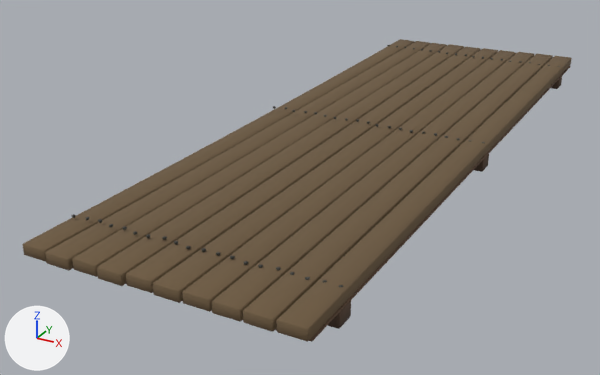
Before and after pictures for a commit that changed the glTF model game/assets/models/environment/dock_deck_2m.glb.
Before and after are seen from a 50 mm camera at (2.66, -6.1, 2.32) aimed at (-0.45, -0.45, -0.51). The lights are fixed; the arrows at lower left show +X, +Y and +Z. The picture after the commit comes second. Where no turn or scale is listed for an object, it has been applied to the vertices.

The older version as bpy lines, for what is in view:
```python
ob_dock_deck_2m_nails = bpy.data.objects.new('Dock_Deck_2m_Nails', me_dock_deck_2m_nails)
ob_dock_deck_2m_nails.location = (0.0, 0.0, 0.0)
ob_dock_deck_2m_planks = bpy.data.objects.new('Dock_Deck_2m_Planks', me_dock_deck_2m_planks)
ob_dock_deck_2m_planks.location = (0.0, 0.0, 0.0)
ob_dock_deck_2m_underlay = bpy.data.objects.new('Dock_Deck_2m_Underlay', me_dock_deck_2m_underlay)
ob_dock_deck_2m_underlay.location = (0.0, 0.0, 0.0)
```
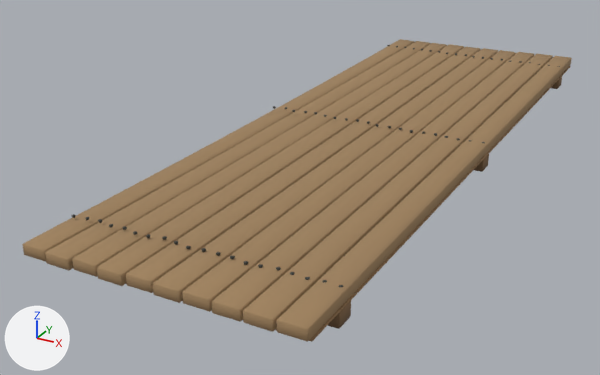
Boxes [x1, y1, x2, y2] around the edits, measured in the pictures (600 x 375 px):
'Dock_Deck_2m_Planks', surface changed (lighter)
    both: [23, 39, 572, 342]

The change, as a diff of the scene's bpy script:
```diff
--- a/game/assets/models/environment/dock_deck_2m.glb.py
+++ b/game/assets/models/environment/dock_deck_2m.glb.py
@@ mat_mat_env_wood_deck @@
 n2 = _N.new('ShaderNodeMix'); n2.name = 'Mix'
 n2.inputs[0].default_value = 1.0  # 'Factor'
-n2.inputs[7].default_value = (0.254, 0.168, 0.0887, 1.0)  # 'B', brown #8a7254
+n2.inputs[7].default_value = (0.584, 0.376, 0.195, 1.0)  # 'B', brown #c9a57a
 n3 = _N.new('ShaderNodeVertexColor'); n3.name = 'Color Attribute'
```
